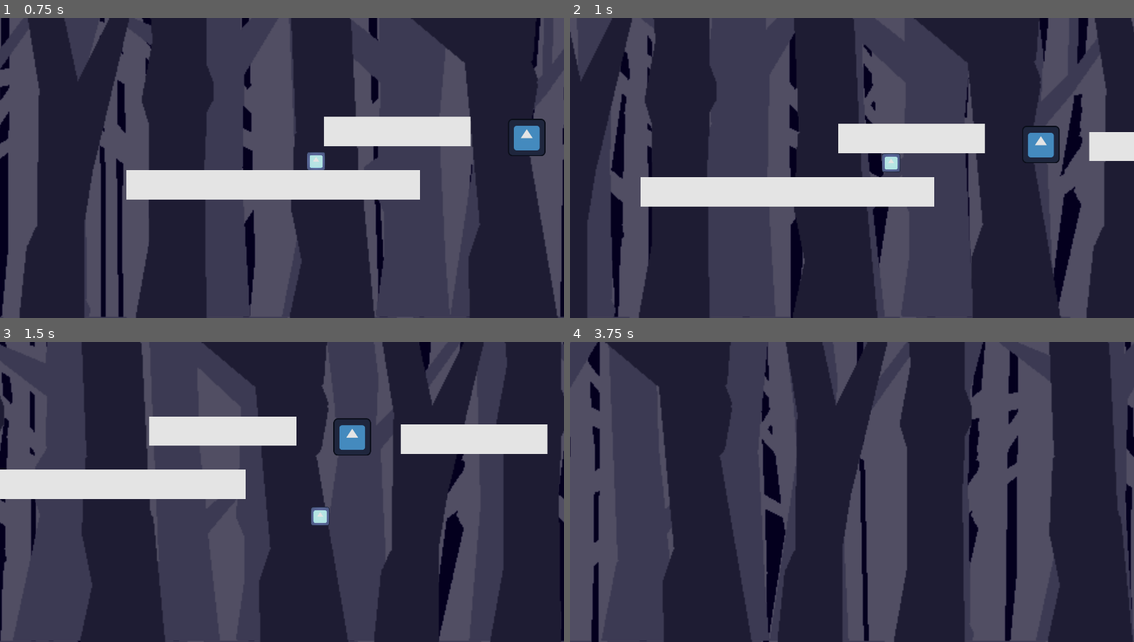
Above: before the commit, frames 1-4 (two rows, left to right).
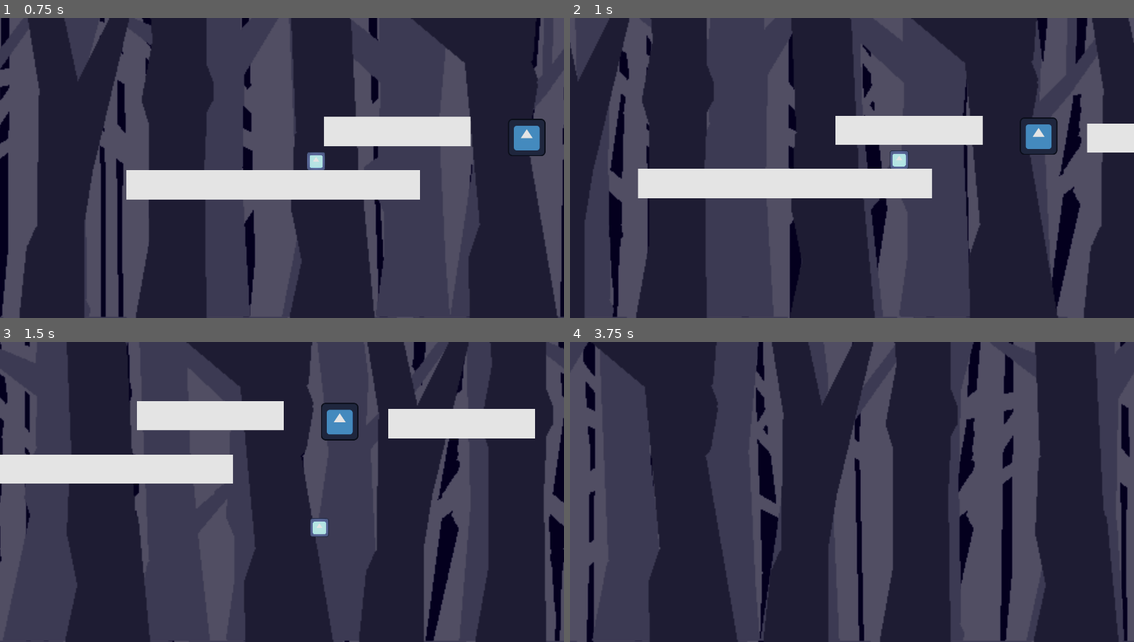
Above: after the commit, the same moments.

Repository: Awesum-Possum/OrbitalGameJam6
Game: Godot game, scene res://initial_scene.tscn
Same seed, same stepped clock (60 frames per second), same inputs: the game is played once before the commit and once after it. The engine's default icon, where the game draws it, is replaced by a stand-in: a white triangle on a blue panel in a dark square.
Inputs:
- Up to frame 1 (0.75 s): hold D (walk_right) from 0.53 s (still down)
- Up to frame 2 (1 s): keep holding D (walk_right); tap W (jump) at 0.77 s
- Up to frame 3 (1.5 s): keep holding D (walk_right)
- Up to frame 4 (3.75 s): tap W (jump) at 1.52, 3.02 s; release D (walk_right) at 2.03 s; hold A (walk_left) 2.03-2.78 s; hold D (walk_right) from 2.78 s (still down)

Frame 1 is identical in both runs. In frame 2, 10% of the frame differs, in the area x 0-100%, y 0-100%; in frame 3, 32%; in frame 4, 27%.

Commit message:
Correct jump platform collision

Diff:
--- a/jump_platform.tscn
+++ b/jump_platform.tscn
@@ -6,6 +6,9 @@
 size = Vector2(500, 1)
 
 [sub_resource type="QuadMesh" id="QuadMesh_sg7td"]
+size = Vector2(500, 100)
+
+[sub_resource type="RectangleShape2D" id="RectangleShape2D_53d3l"]
 size = Vector2(500, 100)
 
 [node name="StaticBody2D" type="StaticBody2D"]
@@ -23,7 +26,6 @@
 mesh = SubResource("QuadMesh_sg7td")
 
 [node name="CollisionShape2D" type="CollisionShape2D" parent="."]
-shape = SubResource("RectangleShape2D_3oemh")
-debug_color = Color(0, 0.6, 0.701961, 0.419608)
+shape = SubResource("RectangleShape2D_53d3l")
 
 [connection signal="body_entered" from="JumpArea" to="JumpArea" method="_on_body_entered"]
Not shown: 1 places in jump_platform.tscn that only renumber resources
